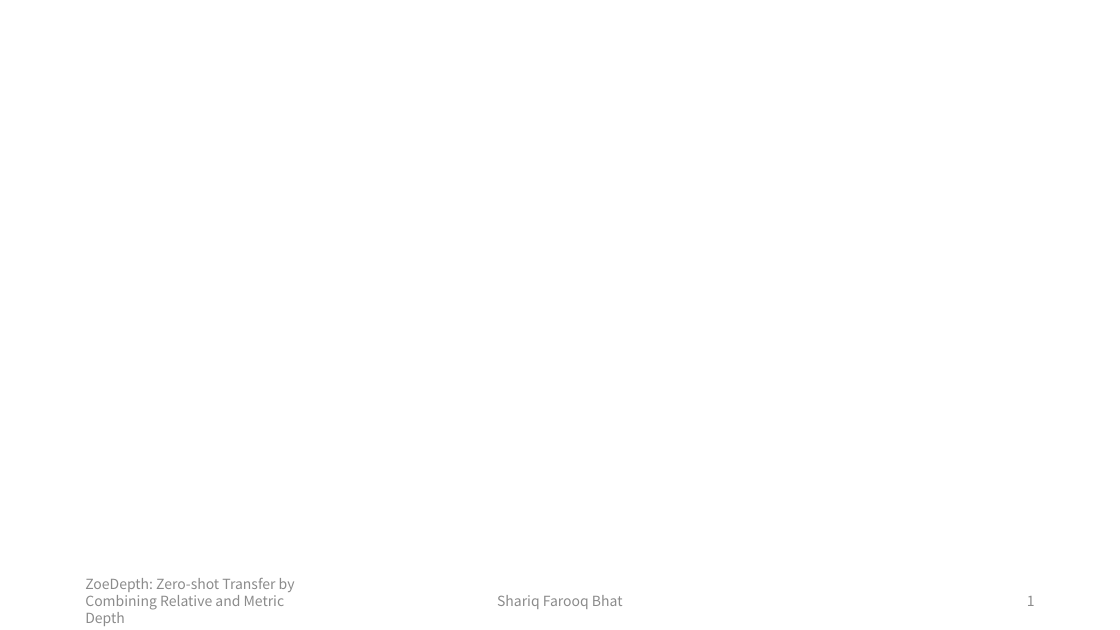
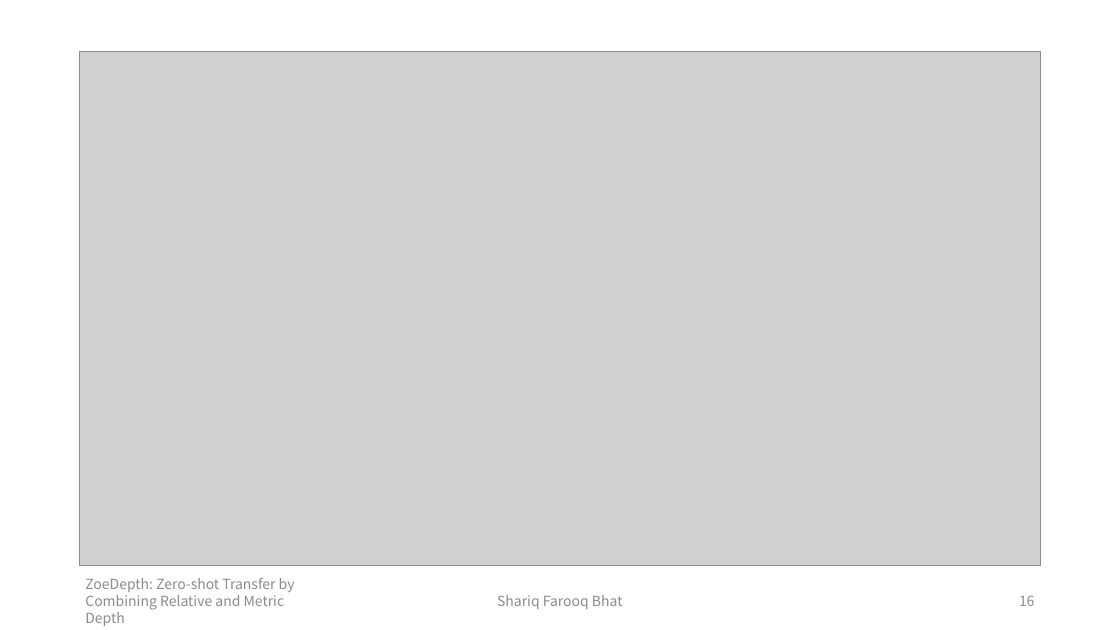
Before and after one commit to Haruko386/My-Report, a slide deck: slide 17 of 汇报II.II/2025年1月3日汇报.pptx (slide 2 before the commit). Drawn at 1120x630 pixels with LibreOffice and Linux fonts; fonts in the diff are those of the drawing; grey boxes stand for pictures. Boxes give left, top, right and bottom in pixels: in the first picture for what was removed or moved away, otherwise in the second. Text is boxed around its words. In the diff, an @@ line names an element or a change of style, - is before the commit and + after.

```diff
--- a/汇报II.II/2025年1月3日汇报.pptx
+++ b/汇报II.II/2025年1月3日汇报.pptx
@@ picture added at [79,51,1041,565] @@
@@ page number at [1019,596,1035,606]: text changed @@
-1
+16
```
Also in this commit, not shown: 4 other slides changed, 13 slides added, 2 other files.
